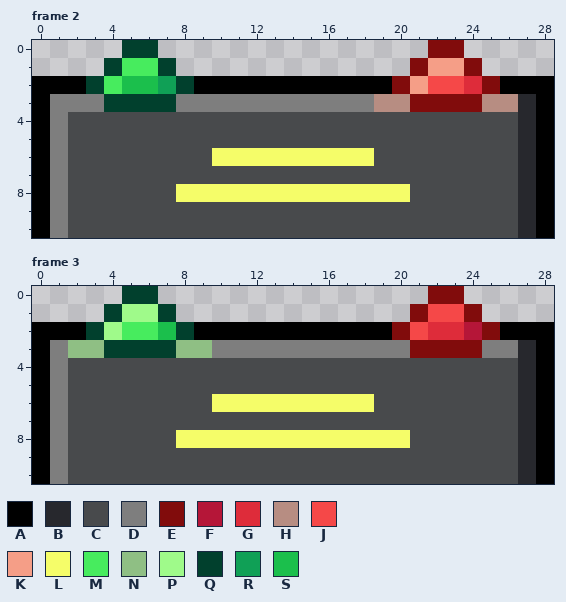
Pixel-art file, stored at Protótipos/Arquivos - Aseprite/Gameplay/iniciar.aseprite. The picture above is the old version.
29x11 pixels, 3 frames. Shown: frame 2, frame 3.
Palette (. is transparent): A #000000  B #27282d  C #484a4c  D #7e7e7e  E #810c0c  F #b51638  G #de2c3a  H #b78d82  J #f54848  K #f59e87  L #f5fd69  M #47ec5e  N #8fbf84  P #9ffa8a  Q #01402d  R #10a056  S #1bbf4c
New version:
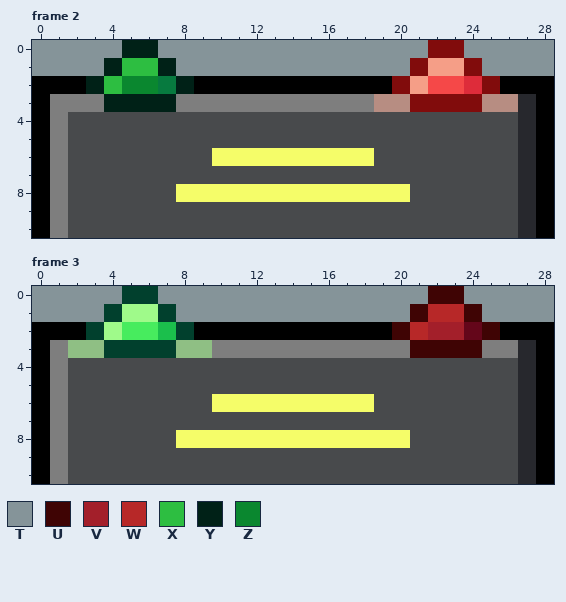
Colours new in this view: T #859499  U #3f0404  V #a31f2a  W #b72828  X #2dbe41  Y #002117  Z #0a872f
Changes in this commit:
{"colour":"F","old":"#b51638","new":"#64061a"}
{"colour":"R","old":"#10a056","new":"#077a3f"}
{"where": "frame 2"}
{"frame":2,"y":0,"x":0,"old":".....QQ...............","new":"TTTTTYYTTTTTTTTTTTTTTT"}
{"frame":2,"y":0,"x":24,"old":".....","new":"TTTTT"}
{"frame":2,"y":1,"x":0,"old":"....QMMQ.............","new":"TTTTYXXYTTTTTTTTTTTTT"}
{"frame":2,"y":1,"x":25,"old":"....","new":"TTTT"}
{"frame":2,"y":2,"x":3,"old":"QMSS","new":"YXZZ"}
{"frame":2,"y":2,"x":8,"old":"Q","new":"Y"}
{"frame":2,"y":3,"x":4,"old":"QQQQ","new":"YYYY"}
{"where": "frame 3"}
{"frame":3,"y":0,"x":0,"old":".....","new":"TTTTT"}
{"frame":3,"y":0,"x":7,"old":"...............EE.....","new":"TTTTTTTTTTTTTTTUUTTTTT"}
{"frame":3,"y":1,"x":0,"old":"....","new":"TTTT"}
{"frame":3,"y":1,"x":8,"old":".............EJJE....","new":"TTTTTTTTTTTTTUWWUTTTT"}
{"frame":3,"y":2,"x":20,"old":"EJGG","new":"UWVV"}
{"frame":3,"y":2,"x":25,"old":"E","new":"U"}
{"frame":3,"y":3,"x":21,"old":"EEEE","new":"UUUU"}
{"label":"changed","picture_box":[32,40,554,112]}
{"label":"changed","picture_box":[32,286,554,358]}
